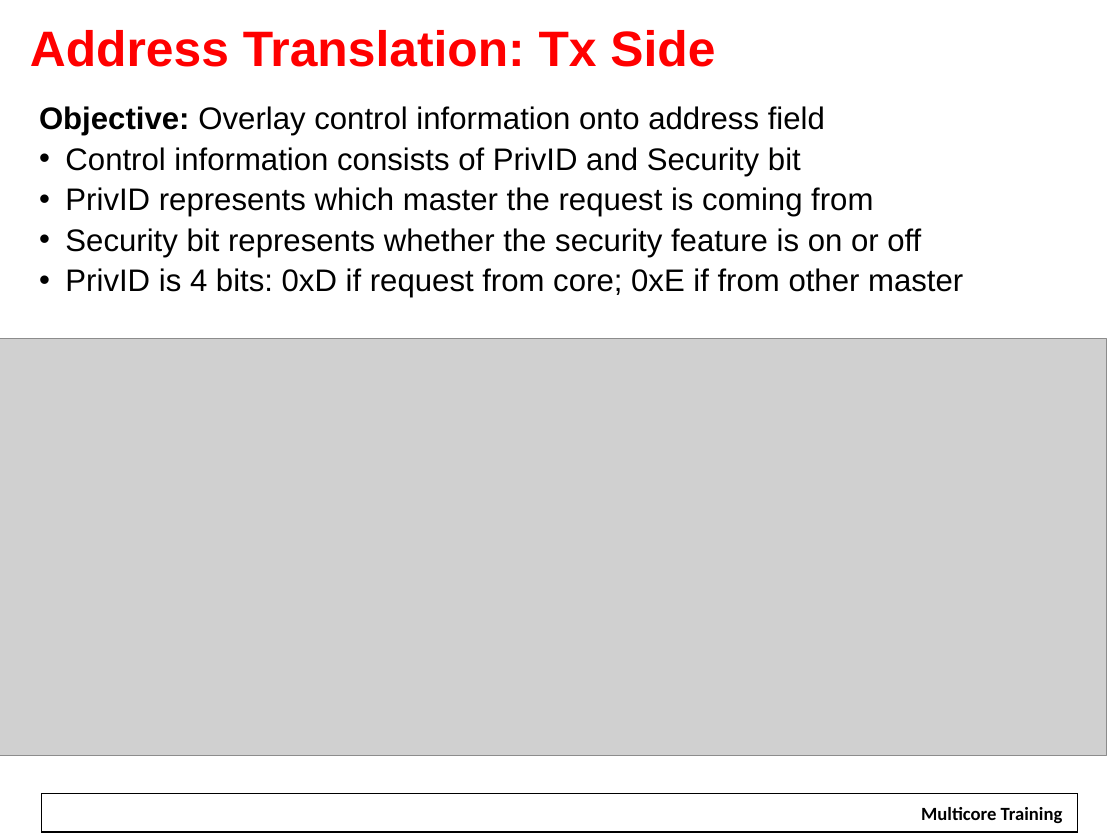
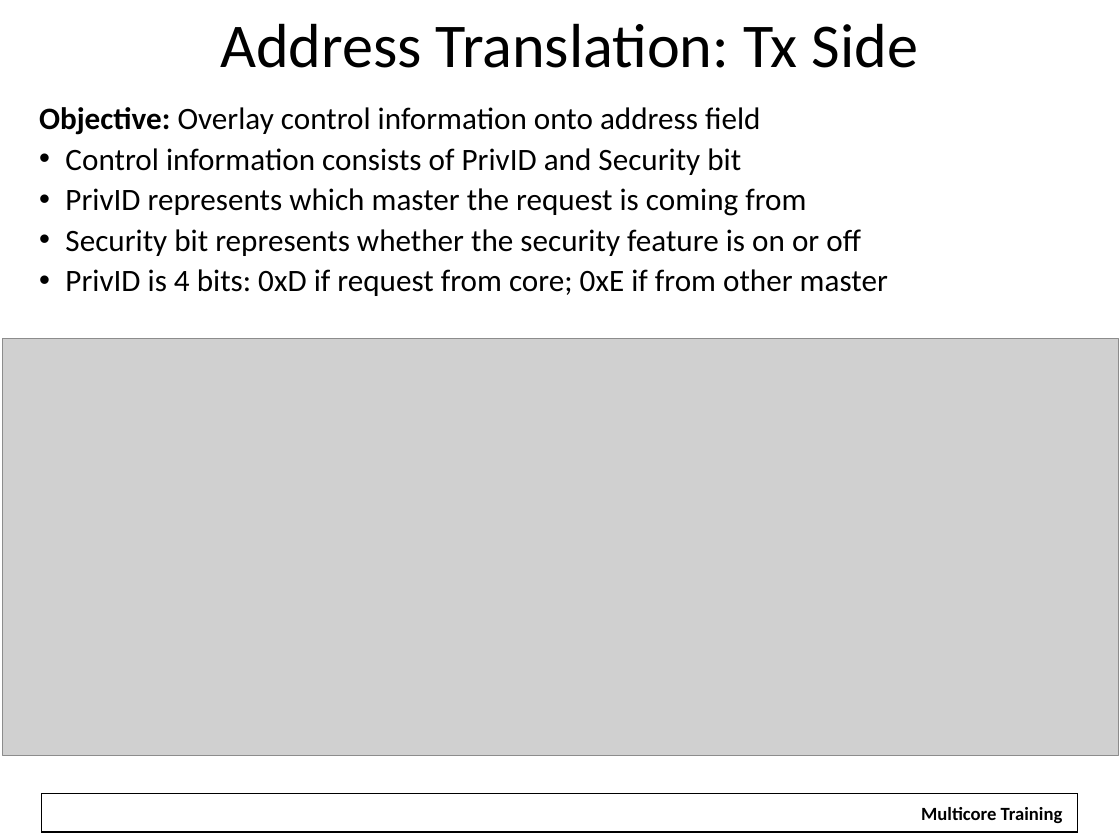
Before and after one commit to hari1989/keystone-workshop, a slide deck: slide 17 of slides/Intro to Hyperlink.pptx. Drawn at 1120x840 pixels with LibreOffice and Linux fonts; fonts in the diff are those of the drawing; grey boxes stand for pictures; background and template pictures are left out. Boxes give left, top, right and bottom in pixels: in the first picture for what was removed or moved away, otherwise in the second. Text is boxed around its words. In the diff, an @@ line names an element or a change of style, - is before the commit and + after.

```diff
--- a/slides/Intro to Hyperlink.pptx
+++ b/slides/Intro to Hyperlink.pptx
@@ text "Address Translation: Tx Side": place and size @@
-text "Address Translation: Tx Side" at bbox=[30, 30, 715, 67]
+text "Address Translation: Tx Side" at bbox=[220, 23, 918, 68]
@@ text "Address Translation: Tx Side" at bbox=[220, 23, 918, 68]: size 32 to 40 pt, font Arial to Calibri, text colour #FF0000 to #000000, bold off; alignment left to centre; vertical alignment middle to top @@
@@ text "Objective: Overlay control information onto ..." at bbox=[39, 107, 888, 296]: font Arial to Calibri @@
@@ picture: place and size @@
-picture at bbox=[0, 338, 1107, 756]
+picture at bbox=[2, 338, 1118, 756]
```
Also in this commit, not shown: 63 other slides changed, 3 other files.
